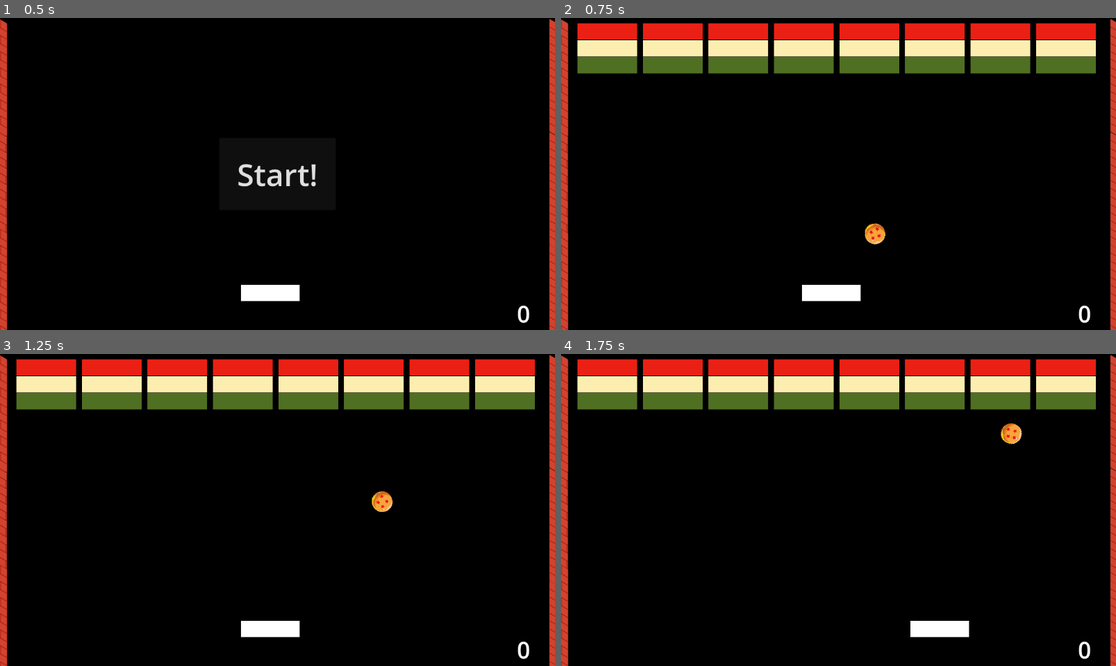
Above: before the commit, frames 1-4 (two rows, left to right).
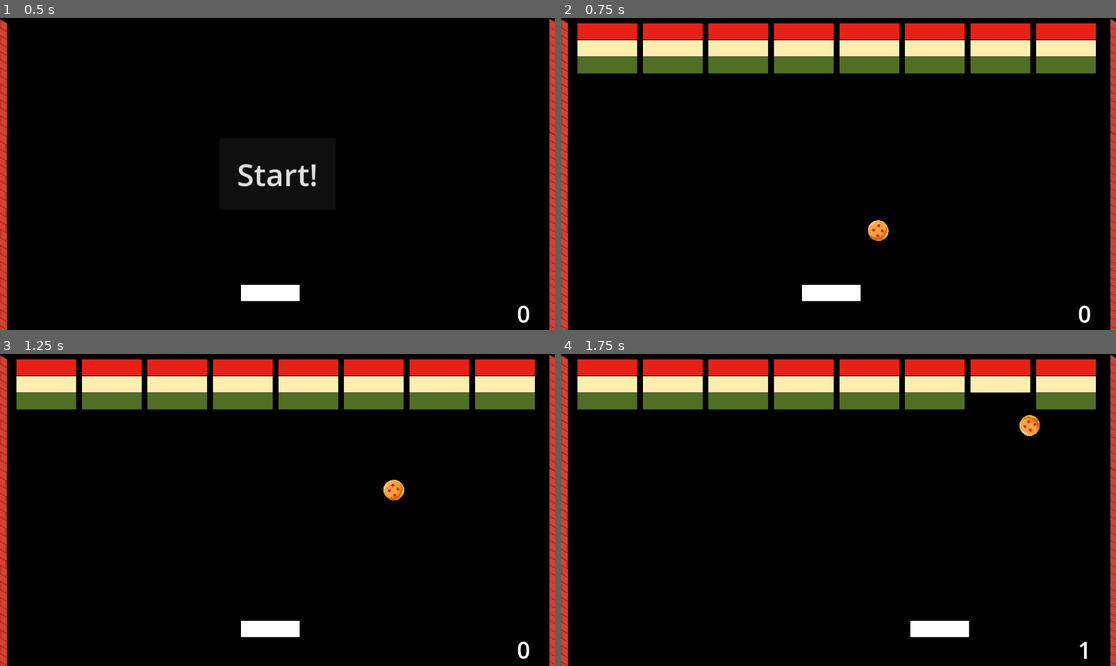
Above: after the commit, the same moments.

Repository: binhrobles/BreakoutPlus
Game: Godot game, scene res://main.tscn
Same seed, same stepped clock (60 frames per second), same inputs: the game is played once before the commit and once after it.
Inputs (mouse positions are in pixels of both pictures, inside the frame that each line leads up to):
- Up to frame 1 (0.5 s): no input
- Up to frame 2 (0.75 s): click "Start!" at 0.5 s
- Up to frame 3 (1.25 s): no input
- Up to frame 4 (1.75 s): tap Enter at 1.25, 1.35 s; move the mouse to (960, 494) at 1.27 s; hold Right (slide_right) from 1.28 s (still down); click (960, 494) at 1.42 s

Frame 1 is identical in both runs. In frame 2, 0.2% of the frame differs, in the area x 54-60%, y 64-73%; in frame 3, 0.4%; in frame 4, 1.1%, in the area x 73-96%, y 12-98%.

Commit message:
rows apply velocity

Diff:
--- a/HUD.gd
+++ b/HUD.gd
@@ -5,12 +5,24 @@
 
 var score = 0;
 
+func reset_score():
+	score = 0;
+	$ScoreLabel.text = str(score)
+
 func update_score(points):
 	score += points;
 	$ScoreLabel.text = str(score)
 
-func game_over():
-	$StartButton.show()
+func game_over(message):
+	get_tree().call_group("bricks", "queue_free");
+	get_tree().call_group("balls", "queue_free");
+	$Message.text = "%s\nFinal Score: %d" % [message, score]
+	$Message.show();
+
+	await get_tree().create_timer(2.0).timeout
+	$Message.hide();
+	$StartButton.show();
+	reset_score();
 
 func _on_start_button_pressed():
 	$StartButton.hide()
--- a/main.gd
+++ b/main.gd
@@ -21,3 +21,10 @@
 
 func _ready():
 	pass;
+
+func _on_victory_line_body_entered(body):
+	print(body);
+	$HUD.game_over("Victory!")
+
+func _on_game_over_line_body_entered(body):
+	$HUD.game_over("~Game over~")
--- a/main.tscn
+++ b/main.tscn
@@ -1,9 +1,13 @@
-[gd_scene load_steps=5 format=3 uid="uid://bj6nq4xk1n7fe"]
+[gd_scene load_steps=6 format=3 uid="uid://bj6nq4xk1n7fe"]
 
 [ext_resource type="Script" path="res://main.gd" id="1_m387k"]
 [ext_resource type="PackedScene" uid="uid://ninor6rfhl1y" path="res://scenes/paddle.tscn" id="2_6i2m4"]
 [ext_resource type="PackedScene" uid="uid://dcfw0i0ug11yc" path="res://scenes/wall.tscn" id="5_fv0fe"]
 [ext_resource type="PackedScene" uid="uid://c2msteevawecd" path="res://scenes/hud.tscn" id="6_8ntav"]
+
+[sub_resource type="SegmentShape2D" id="SegmentShape2D_75lrg"]
+a = Vector2(-574, 24)
+b = Vector2(561, 25)
 
 [node name="Main" type="Node2D"]
 script = ExtResource("1_m387k")
@@ -45,4 +49,19 @@
 
 [node name="HUD" parent="." instance=ExtResource("6_8ntav")]
 
+[node name="VictoryLine" type="Area2D" parent="."]
+
+[node name="CollisionShape2D" type="CollisionShape2D" parent="VictoryLine"]
+position = Vector2(575, -60)
+shape = SubResource("SegmentShape2D_75lrg")
+
+[node name="GameOverLine" type="Area2D" parent="."]
+position = Vector2(1, 672)
+
+[node name="CollisionShape2D" type="CollisionShape2D" parent="GameOverLine"]
+position = Vector2(571, -4)
+shape = SubResource("SegmentShape2D_75lrg")
+
 [connection signal="start_game" from="HUD" to="." method="new_game"]
+[connection signal="body_entered" from="VictoryLine" to="." method="_on_victory_line_body_entered"]
+[connection signal="body_entered" from="GameOverLine" to="." method="_on_game_over_line_body_entered"]
--- a/project.godot
+++ b/project.godot
@@ -14,6 +14,10 @@
 run/main_scene="res://main.tscn"
 config/features=PackedStringArray("4.2", "GL Compatibility")
 config/icon="res://scenes/icon.svg"
+
+[editor_plugins]
+
+enabled=PackedStringArray("res://addons/godot-vim/plugin.cfg")
 
 [input]
 
--- a/scenes/Paddle.gd
+++ b/scenes/Paddle.gd
@@ -5,8 +5,6 @@
 
 func _ready():
 	screen_size = get_viewport_rect().size
-	print(position)
-
 
 func _process(delta):
 	var velocity = Vector2.ZERO # The player's movement vector.
--- a/scenes/ball.gd
+++ b/scenes/ball.gd
@@ -1,7 +1,7 @@
 extends CharacterBody2D
 
-var speed = 400
-var spin_factor = 0.5;
+var speed = 450
+var spin_factor = 0.25;
 
 func start(_position, _rotation):
 	rotation_degrees = _rotation
@@ -13,6 +13,8 @@
 	var collision = move_and_collide(velocity * delta)
 	if collision:
 		spin_factor *= -1;
-		velocity = velocity.bounce(collision.get_normal())
+		var speedMod = 1;
 		if collision.get_collider().has_method("hit"):
-			collision.get_collider().hit()
+			speedMod = collision.get_collider().hit()
+
+		velocity = velocity.bounce(collision.get_normal()) * speedMod;
--- a/scenes/ball.tscn
+++ b/scenes/ball.tscn
@@ -6,7 +6,9 @@
 [sub_resource type="CircleShape2D" id="CircleShape2D_v5623"]
 radius = 22.0227
 
-[node name="Ball" type="CharacterBody2D"]
+[node name="Ball" type="CharacterBody2D" groups=["balls"]]
+motion_mode = 1
+wall_min_slide_angle = 0.0
 script = ExtResource("1_yopsm")
 
 [node name="CollisionShape2D" type="CollisionShape2D" parent="."]
@@ -15,3 +17,7 @@
 [node name="Sprite2D" type="Sprite2D" parent="."]
 scale = Vector2(0.07, 0.07)
 texture = ExtResource("1_xy7iq")
+
+[node name="VisibleOnScreenNotifier2D" type="VisibleOnScreenNotifier2D" parent="."]
+
+[connection signal="screen_exited" from="VisibleOnScreenNotifier2D" to="." method="_on_visible_on_screen_notifier_2d_screen_exited"]
--- a/scenes/brick.gd
+++ b/scenes/brick.gd
@@ -8,20 +8,35 @@
 @export var y_padding = 5
 
 var points;
-var colors = [
-	Color("#EA2014"), # red
-	Color("#FCEEAF"), # yellow
-	Color("#4F6F23"), # green
+var row;
+var col;
+var ROW_CONFIGS = [
+	{
+		"speedMod": 1.08,
+		"color": Color("#EA2014"), # red
+	},
+	{
+		"speedMod": 1.04,
+		"color": Color("#FCEEAF"), # yellow
+	},
+	{
+		"speedMod": 1.02,
+		"color": Color("#4F6F23"), # green
+	},
 ]
 
-func init(row, col):
+func init(_row, _col):
+	row = _row;
+	col = _col;
 	points = 3 - row;
-	$ColorRect.color = colors[row];
+
+	$ColorRect.color = ROW_CONFIGS[row].color;
+
 	var x = (col + 1) * width + (col * x_padding);
 	var y = (row + 1) * height + (row * y_padding);
-	print("%d %d" % [x, y]);
 	position = Vector2(x, y);
 
 func hit():
 	queue_free();
 	on_brick_hit.emit(points);
+	return ROW_CONFIGS[row].speedMod;
--- a/scenes/hud.tscn
+++ b/scenes/hud.tscn
@@ -4,6 +4,24 @@
 
 [node name="HUD" type="CanvasLayer"]
 script = ExtResource("1_nx4u4")
+
+[node name="Message" type="Label" parent="."]
+visible = false
+anchors_preset = 8
+anchor_left = 0.5
+anchor_top = 0.5
+anchor_right = 0.5
+anchor_bottom = 0.5
+offset_left = -177.0
+offset_top = -75.5
+offset_right = 177.0
+offset_bottom = 75.5
+grow_horizontal = 2
+grow_vertical = 2
+theme_override_font_sizes/font_size = 64
+text = "Game over!"
+horizontal_alignment = 1
+vertical_alignment = 1
 
 [node name="ScoreLabel" type="Label" parent="."]
 anchors_preset = 3
Not shown, added: addons/godot-vim/godot-vim.gd
Not shown, added: addons/godot-vim/icon.svg
Not shown, added: addons/godot-vim/icon.svg.import
Not shown, added: addons/godot-vim/plugin.cfg
